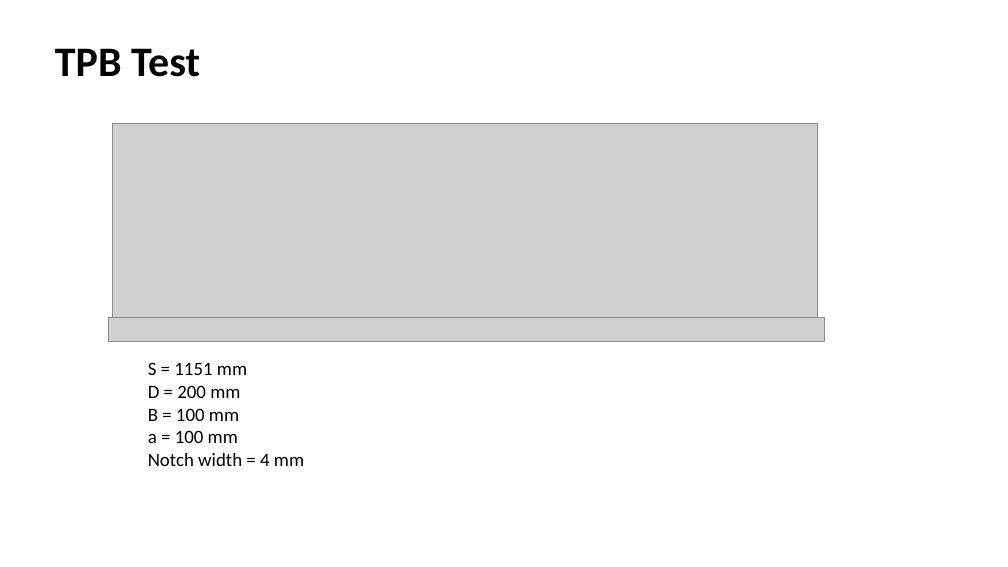
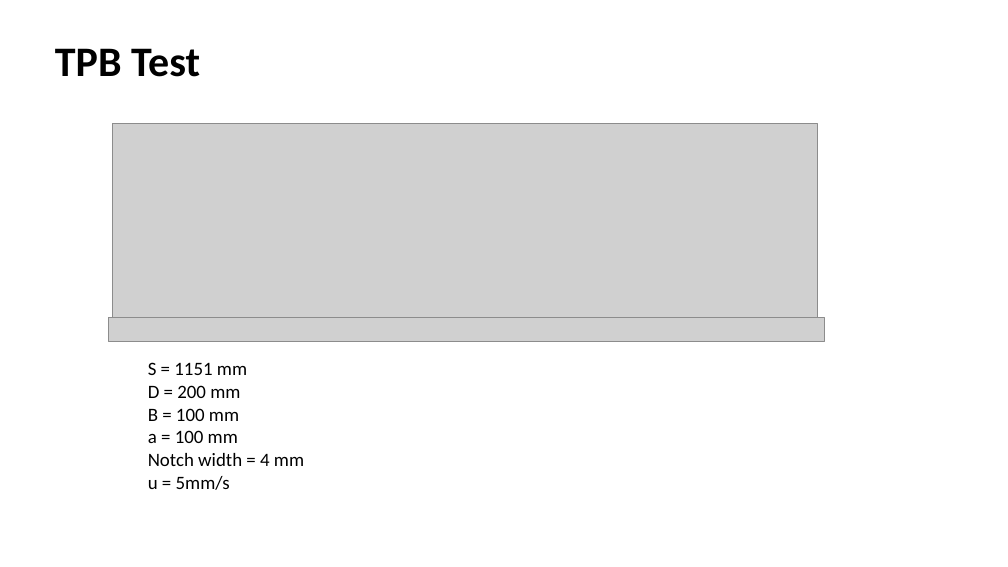
Before and after one commit to Concrete-Chrono-Development/concrete-calibration, a slide deck: slide 1 of TPB test calibration/TPB test.pptx. Drawn at 1008x567 pixels with LibreOffice and Linux fonts; fonts in the diff are those of the drawing; grey boxes stand for pictures. Boxes give left, top, right and bottom in pixels: in the first picture for what was removed or moved away, otherwise in the second. Text is boxed around its words. In the diff, an @@ line names an element or a change of style, - is before the commit and + after.

```diff
--- a/TPB test calibration/TPB test.pptx
+++ b/TPB test calibration/TPB test.pptx
@@ text at [148, 476, 230, 490]: paragraph added @@
+u = 5mm/s
```
